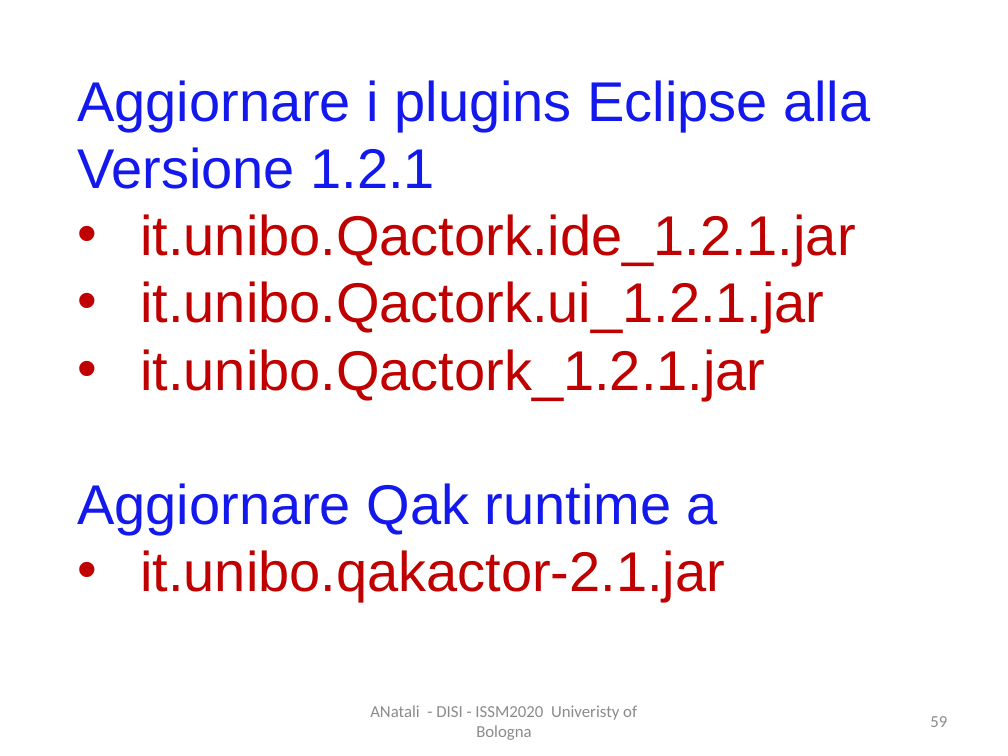
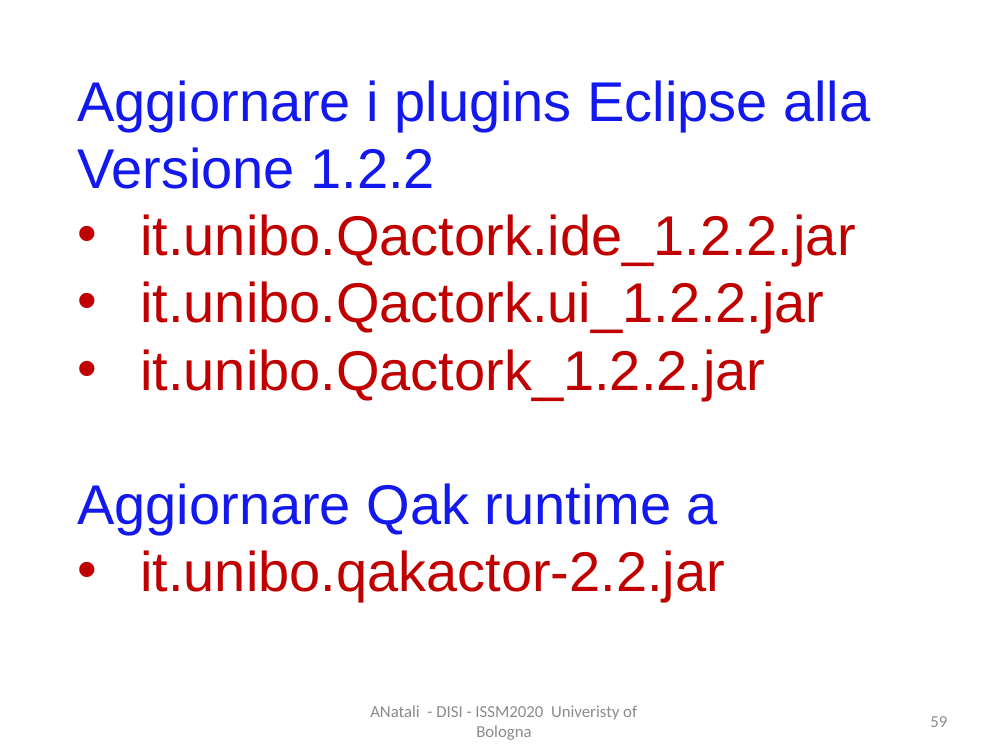
Before and after one commit to anatali/iss2020LabBo, a slide deck: slide 59 of it.unibo.issLabStart/userDocs/ISSM2020.pptx. Drawn at 1008x756 pixels with LibreOffice and Linux fonts; fonts in the diff are those of the drawing. Boxes give left, top, right and bottom in pixels: in the first picture for what was removed or moved away, otherwise in the second. Text is boxed around its words. In the diff, an @@ line names an element or a change of style, - is before the commit and + after.

```diff
--- a/it.unibo.issLabStart/userDocs/ISSM2020.pptx
+++ b/it.unibo.issLabStart/userDocs/ISSM2020.pptx
@@ text at <box>77,147,855,400</box>: text changed @@
-Versione 1.2.1
-• it.unibo.Qactork.ide_1.2.1.jar
-• it.unibo.Qactork.ui_1.2.1.jar
-• it.unibo.Qactork_1.2.1.jar
+Versione 1.2.2
+• it.unibo.Qactork.ide_1.2.2.jar
+• it.unibo.Qactork.ui_1.2.2.jar
+• it.unibo.Qactork_1.2.2.jar
@@ text at <box>140,550,725,601</box>: text changed @@
-• it.unibo.qakactor-2.1.jar
+• it.unibo.qakactor-2.2.jar
```
Also in this commit, not shown: 13 other files.
